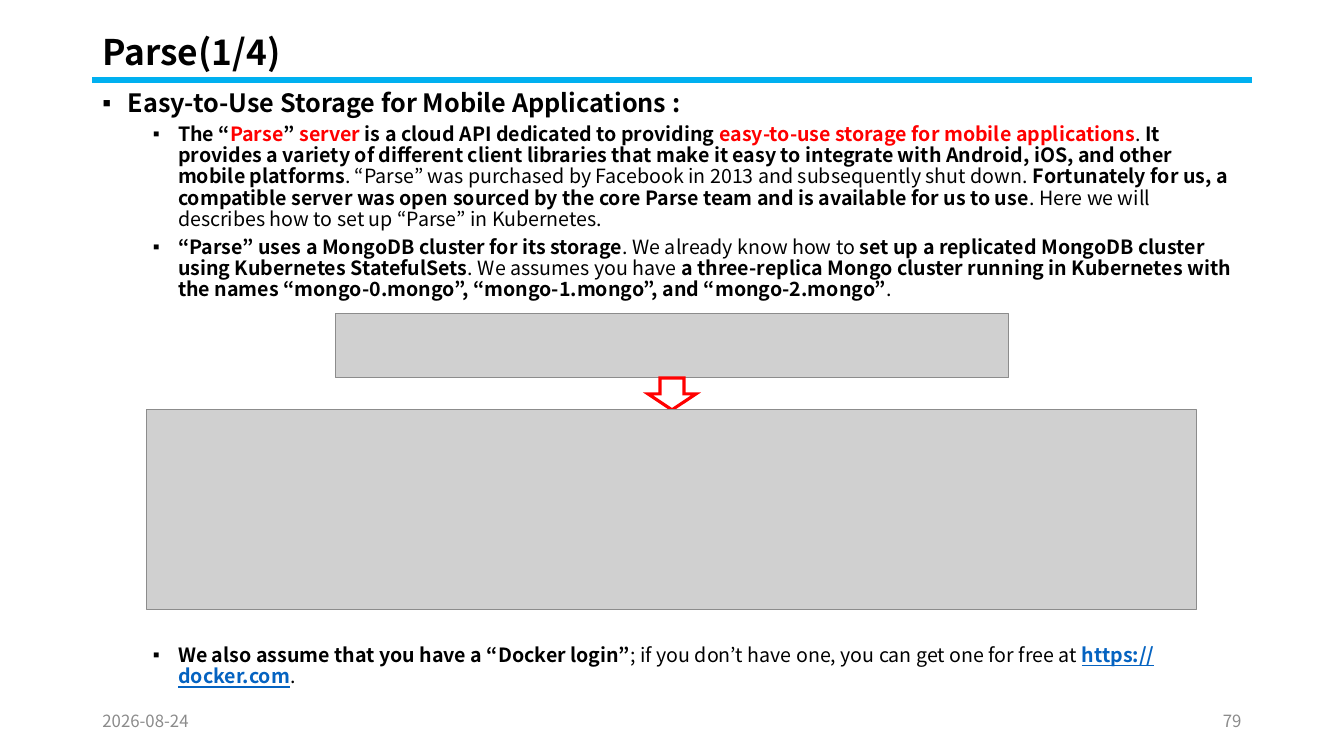
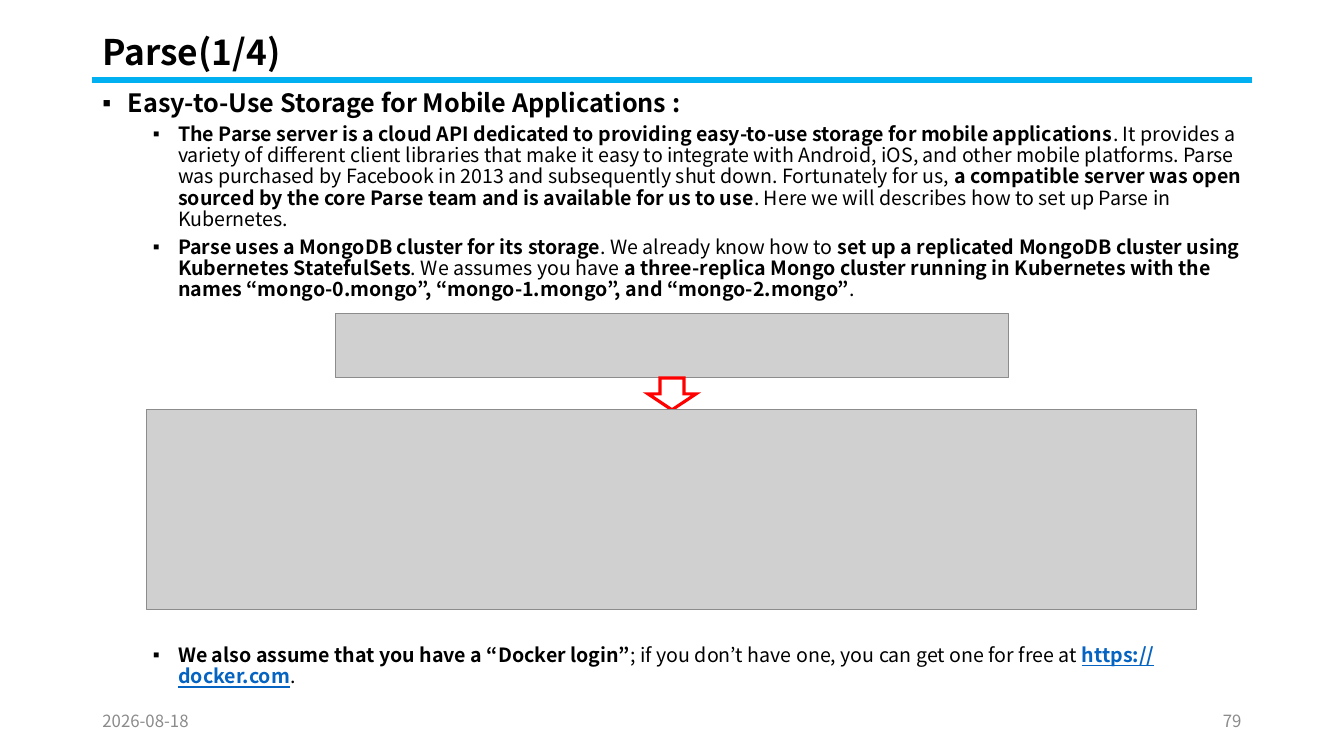
Before and after one commit to knix008/TestSimulator, a slide deck: slide 79 of Kubernetes/Kubernetes Part 05-2026.08.25.pptx. Drawn at 1344x756 pixels with LibreOffice and Linux fonts; fonts in the diff are those of the drawing; grey boxes stand for pictures. Boxes give left, top, right and bottom in pixels: in the first picture for what was removed or moved away, otherwise in the second. Text is boxed around its words. In the diff, an @@ line names an element or a change of style, - is before the commit and + after.

```diff
--- a/Kubernetes/Kubernetes Part 05-2026.08.25.pptx
+++ b/Kubernetes/Kubernetes Part 05-2026.08.25.pptx
@@ text at box(178, 125, 1241, 301): text changed @@
-  ▪ The “Parse” server is a cloud API dedicated to providing easy-to-use storage for mobile applications. It provides a variety of different client libraries that make it easy to integrate with Android, iOS, and other mobile platforms. “Parse” was purchased by Facebook in 2013 and subsequently shut down. Fortunately for us, a compatible server was open sourced by the core Parse team and is available for us to use. Here we will describes how to set up “Parse” in Kubernetes.
-  ▪ “Parse” uses a MongoDB cluster for its storage. We already know how to set up a replicated MongoDB cluster using Kubernetes StatefulSets. We assumes you have a three-replica Mongo cluster running in Kubernetes with the names “mongo-0.mongo”, “mongo-1.mongo”, and “mongo-2.mongo”.
+  ▪ The Parse server is a cloud API dedicated to providing easy-to-use storage for mobile applications. It provides a variety of different client libraries that make it easy to integrate with Android, iOS, and other mobile platforms. Parse was purchased by Facebook in 2013 and subsequently shut down. Fortunately for us, a compatible server was open sourced by the core Parse team and is available for us to use. Here we will describes how to set up Parse in Kubernetes.
+  ▪ Parse uses a MongoDB cluster for its storage. We already know how to set up a replicated MongoDB cluster using Kubernetes StatefulSets. We assumes you have a three-replica Mongo cluster running in Kubernetes with the names “mongo-0.mongo”, “mongo-1.mongo”, and “mongo-2.mongo”.
@@ text at box(102, 714, 188, 727): text changed @@
-2026-08-24
+2026-08-18
```
Also in this commit, not shown: 101 other slides changed, 17 other files.
